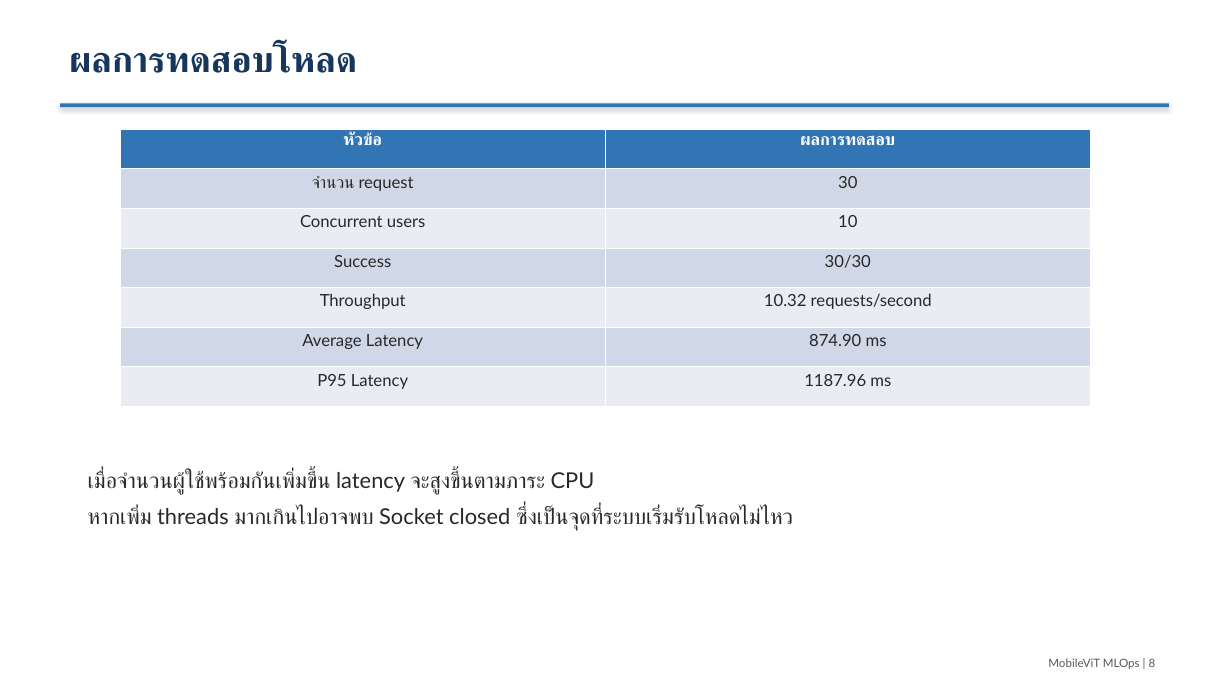
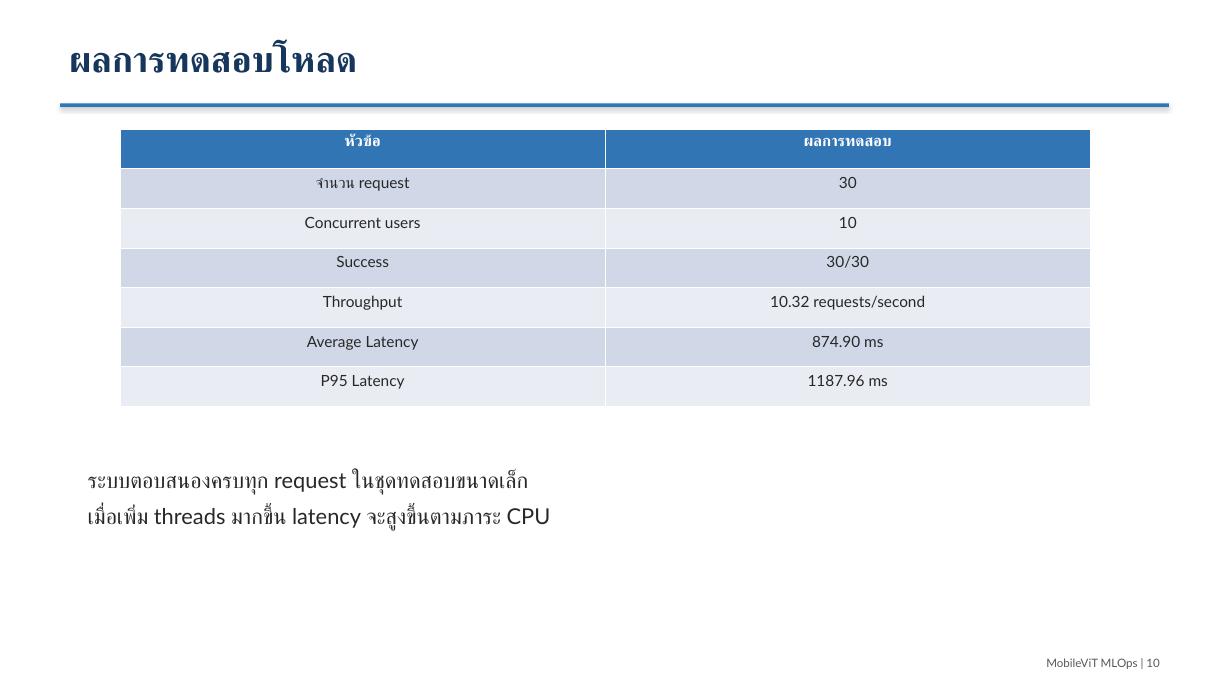
Before and after one commit to Tanasphon/AIE_MLOP_project, a slide deck: slide 10 of presentation/mobilevit_mlops_presentation.pptx (slide 8 before the commit). Drawn at 1232x693 pixels with LibreOffice and Linux fonts; fonts in the diff are those of the drawing. Boxes give left, top, right and bottom in pixels: in the first picture for what was removed or moved away, otherwise in the second. Text is boxed around its words. In the diff, an @@ line names an element or a change of style, - is before the commit and + after.

```diff
--- a/presentation/mobilevit_mlops_presentation.pptx
+++ b/presentation/mobilevit_mlops_presentation.pptx
@@ table at (120,129,1091,407) @@
@@ size 13 to 12 pt @@
@@ text at (88,471,551,531): text changed @@
-เมื่อจำนวนผู้ใช้พร้อมกันเพิ่มขึ้น latency จะสูงขึ้นตามภาระ CPU
-หากเพิ่ม threads มากเกินไปอาจพบ Socket closed ซึ่งเป็นจุดที่ระบบเริ่มรับโหลดไม่ไหว
+ระบบตอบสนองครบทุก request ในชุดทดสอบขนาดเล็ก
+เมื่อเพิ่ม threads มากขึ้น latency จะสูงขึ้นตามภาระ CPU
@@ text at (1046,658,1159,669): text changed @@
-MobileViT MLOps | 8
+MobileViT MLOps | 10
```
Also in this commit, not shown: 9 other slides changed, 4 slides added, 1 other file.
